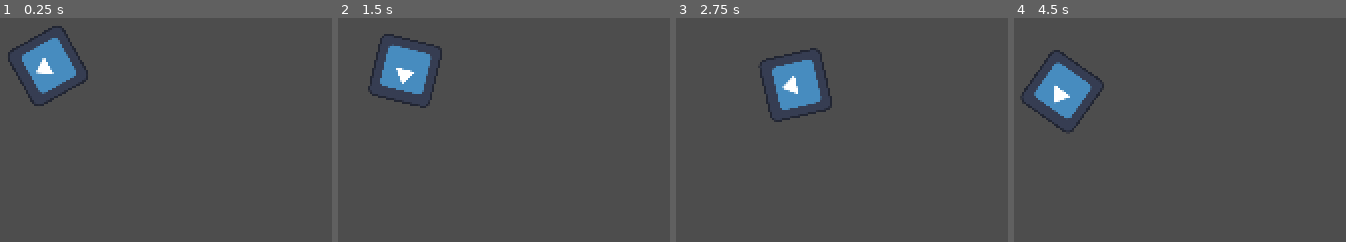
Above: before the commit, frames 1-4 (left to right).
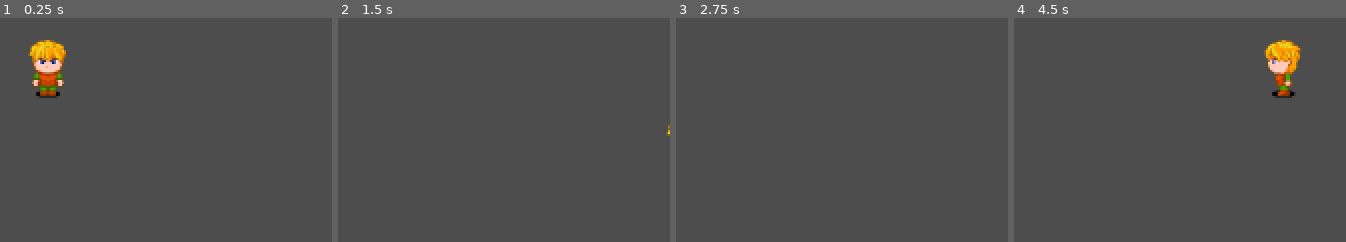
Above: after the commit, the same moments.

Repository: lazaromenezes/ctrl-alt-jam-3
Game: Godot game, scene res://scenes/test_room/test_room.tscn
Same seed, same stepped clock (60 frames per second), same inputs: the game is played once before the commit and once after it. The engine's default icon, where the game draws it, is replaced by a stand-in: a white triangle on a blue panel in a dark square.
Inputs (mouse positions are in pixels of both pictures, inside the frame that each line leads up to):
- Up to frame 1 (0.25 s): no input
- Up to frame 2 (1.5 s): tap Enter at 0.5 s; move the mouse to (outside the picture) at 0.52 s; hold D (move_right) 0.53-1.28 s; move the mouse to (outside the picture) at 1.27 s; hold S (move_backwards) from 1.28 s (still down)
- Up to frame 3 (2.75 s): move the mouse to (outside the picture) at 2.02 s; release S (move_backwards) at 2.03 s; hold D (move_right) from 2.03 s (still down)
- Up to frame 4 (4.5 s): tap Space at 2.75 s; move the mouse to (outside the picture) at 2.77 s; release D (move_right) at 2.78 s; hold W (move_forward) 2.78-3.53 s; move the mouse to (1216, 74) at 3.52 s; hold A (move_left) from 3.53 s (still down); tap Enter at 4.25 s; move the mouse to (outside the picture) at 4.27 s

The runs differ from the first frame. In frame 1, 3.6% of the frame differs, in the area x 2-27%, y 3-40%; in frame 2, 3.2%; in frame 3, 3.2%; in frame 4, 5.1%, in the area x 1-87%, y 9-51%.

Commit message:
Add initial player movement

Diff:
--- a/dr_boro/scenes/player/player.gd
+++ b/dr_boro/scenes/player/player.gd
@@ -3,11 +3,24 @@
 @export var default_speed = 200
 @export var speed = 200
 
+const _directions = {
+	0: "right",
+	90: "up",
+	-180: "left",
+	-90: "down"
+}
+
 func _ready():
 	speed = default_speed
 
 func _physics_process(_delta: float) -> void:
-	look_at(get_global_mouse_position())
-	var movement = Input.get_axis("move_backwards", "move_forward")
-	velocity = transform.x * speed * movement
-	move_and_slide()
+
+	var movement = Input.get_vector("move_left", "move_right", "move_forward", "move_backwards")
+	if not movement or movement.length() < 1:
+		$AnimatedSprite2D.play("idle")
+	else:
+		var direction = int(rad_to_deg(movement.angle_to(transform.x)))
+		var animation = "walk_%s" % _directions[direction]
+		$AnimatedSprite2D.play(animation)
+		velocity = speed * movement
+		move_and_slide()
--- a/dr_boro/scenes/player/player.tscn
+++ b/dr_boro/scenes/player/player.tscn
@@ -1,17 +1,141 @@
-[gd_scene load_steps=4 format=3 uid="uid://bs3xpk2i4dgt4"]
+[gd_scene load_steps=18 format=3 uid="uid://bs3xpk2i4dgt4"]
 
 [ext_resource type="Script" path="res://scenes/player/player.gd" id="1_d8ktq"]
-[ext_resource type="Texture2D" uid="uid://b38mb61bo1oem" path="res://scenes/icon.svg" id="1_hr3a6"]
+[ext_resource type="Texture2D" uid="uid://c5l888u8enalx" path="res://assets/placeholder/heroes1.png" id="2_pcwm8"]
 
-[sub_resource type="RectangleShape2D" id="RectangleShape2D_80q00"]
-size = Vector2(112, 112)
+[sub_resource type="AtlasTexture" id="AtlasTexture_g8j5s"]
+atlas = ExtResource("2_pcwm8")
+region = Rect2(48, 0, 48, 64)
+
+[sub_resource type="AtlasTexture" id="AtlasTexture_sjjx1"]
+atlas = ExtResource("2_pcwm8")
+region = Rect2(0, 0, 48, 64)
+
+[sub_resource type="AtlasTexture" id="AtlasTexture_qeqlh"]
+atlas = ExtResource("2_pcwm8")
+region = Rect2(48, 0, 48, 64)
+
+[sub_resource type="AtlasTexture" id="AtlasTexture_pl0i6"]
+atlas = ExtResource("2_pcwm8")
+region = Rect2(96, 0, 48, 64)
+
+[sub_resource type="AtlasTexture" id="AtlasTexture_ns43a"]
+atlas = ExtResource("2_pcwm8")
+region = Rect2(0, 64, 48, 64)
+
+[sub_resource type="AtlasTexture" id="AtlasTexture_yu8cm"]
+atlas = ExtResource("2_pcwm8")
+region = Rect2(48, 64, 48, 64)
+
+[sub_resource type="AtlasTexture" id="AtlasTexture_j25gg"]
+atlas = ExtResource("2_pcwm8")
+region = Rect2(96, 64, 48, 64)
+
+[sub_resource type="AtlasTexture" id="AtlasTexture_8ehr5"]
+atlas = ExtResource("2_pcwm8")
+region = Rect2(0, 128, 48, 64)
+
+[sub_resource type="AtlasTexture" id="AtlasTexture_g76xe"]
+atlas = ExtResource("2_pcwm8")
+region = Rect2(48, 128, 48, 64)
+
+[sub_resource type="AtlasTexture" id="AtlasTexture_l77ns"]
+atlas = ExtResource("2_pcwm8")
+region = Rect2(96, 128, 48, 64)
+
+[sub_resource type="AtlasTexture" id="AtlasTexture_1232x"]
+atlas = ExtResource("2_pcwm8")
+region = Rect2(0, 192, 48, 64)
+
+[sub_resource type="AtlasTexture" id="AtlasTexture_xpw80"]
+atlas = ExtResource("2_pcwm8")
+region = Rect2(48, 192, 48, 64)
+
+[sub_resource type="AtlasTexture" id="AtlasTexture_4irw3"]
+atlas = ExtResource("2_pcwm8")
+region = Rect2(96, 192, 48, 64)
+
+[sub_resource type="SpriteFrames" id="SpriteFrames_7q7q8"]
+animations = [{
+"frames": [{
+"duration": 1.0,
+"texture": SubResource("AtlasTexture_g8j5s")
+}],
+"loop": true,
+"name": &"idle",
+"speed": 5.0
+}, {
+"frames": [{
+"duration": 1.0,
+"texture": SubResource("AtlasTexture_sjjx1")
+}, {
+"duration": 1.0,
+"texture": SubResource("AtlasTexture_qeqlh")
+}, {
+"duration": 1.0,
+"texture": SubResource("AtlasTexture_pl0i6")
+}],
+"loop": true,
+"name": &"walk_down",
+"speed": 5.0
+}, {
+"frames": [{
+"duration": 1.0,
+"texture": SubResource("AtlasTexture_ns43a")
+}, {
+"duration": 1.0,
+"texture": SubResource("AtlasTexture_yu8cm")
+}, {
+"duration": 1.0,
+"texture": SubResource("AtlasTexture_j25gg")
+}],
+"loop": true,
+"name": &"walk_left",
+"speed": 5.0
+}, {
+"frames": [{
+"duration": 1.0,
+"texture": SubResource("AtlasTexture_8ehr5")
+}, {
+"duration": 1.0,
+"texture": SubResource("AtlasTexture_g76xe")
+}, {
+"duration": 1.0,
+"texture": SubResource("AtlasTexture_l77ns")
+}],
+"loop": true,
+"name": &"walk_right",
+"speed": 5.0
+}, {
+"frames": [{
+"duration": 1.0,
+"texture": SubResource("AtlasTexture_1232x")
+}, {
+"duration": 1.0,
+"texture": SubResource("AtlasTexture_xpw80")
+}, {
+"duration": 1.0,
+"texture": SubResource("AtlasTexture_4irw3")
+}],
+"loop": true,
+"name": &"walk_up",
+"speed": 5.0
+}]
+
+[sub_resource type="CapsuleShape2D" id="CapsuleShape2D_e7uar"]
+radius = 5.5
+height = 28.0
 
 [node name="Player" type="CharacterBody2D"]
 motion_mode = 1
 script = ExtResource("1_d8ktq")
 
-[node name="Icon" type="Sprite2D" parent="."]
-texture = ExtResource("1_hr3a6")
+[node name="AnimatedSprite2D" type="AnimatedSprite2D" parent="."]
+scale = Vector2(0.5, 0.5)
+sprite_frames = SubResource("SpriteFrames_7q7q8")
+animation = &"walk_up"
+autoplay = "idle"
 
 [node name="CollisionShape2D" type="CollisionShape2D" parent="."]
-shape = SubResource("RectangleShape2D_80q00")
+position = Vector2(0, 1)
+shape = SubResource("CapsuleShape2D_e7uar")
--- a/dr_boro/scenes/test_room/test_room.tscn
+++ b/dr_boro/scenes/test_room/test_room.tscn
@@ -6,6 +6,5 @@
 
 [node name="Player" parent="." instance=ExtResource("1_w7qaw")]
 position = Vector2(178, 152)
-scale = Vector2(0.25, 0.25)
 
-[node name="Node" type="Node" parent="."]
+[node name="Shots" type="Node" parent="."]
Binary file added: dr_boro/assets/mira.png
Not shown, added: dr_boro/assets/mira.png.import
Binary file added: dr_boro/assets/placeholder/heroes1.png
Not shown, added: dr_boro/assets/placeholder/heroes1.png.import
Binary file added: dr_boro/assets/placeholder/heroes2.png
Not shown, added: dr_boro/assets/placeholder/heroes2.png.import
Binary file added: dr_boro/assets/placeholder/heroes3.png
Not shown, added: dr_boro/assets/placeholder/heroes3.png.import
